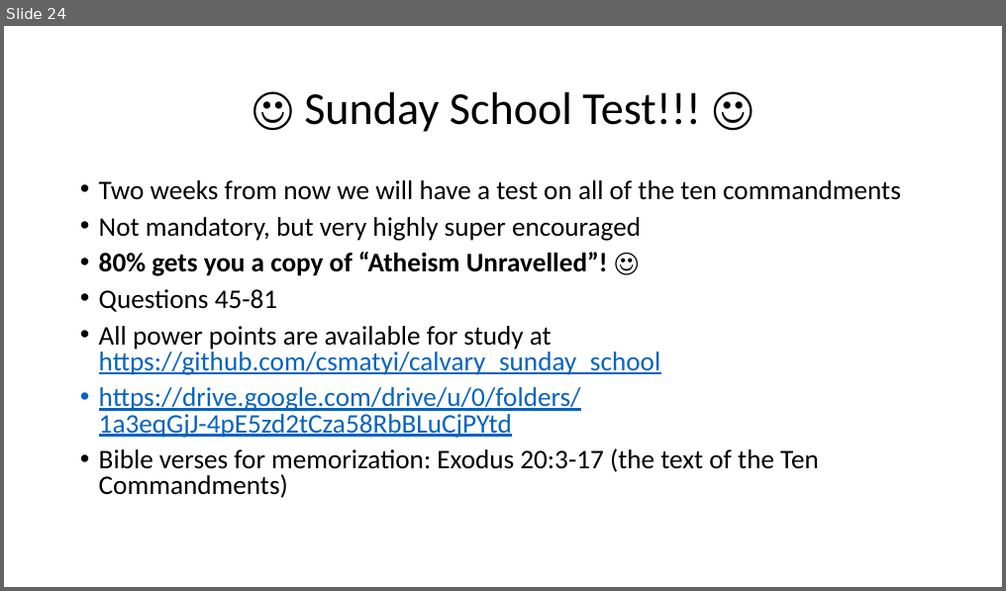
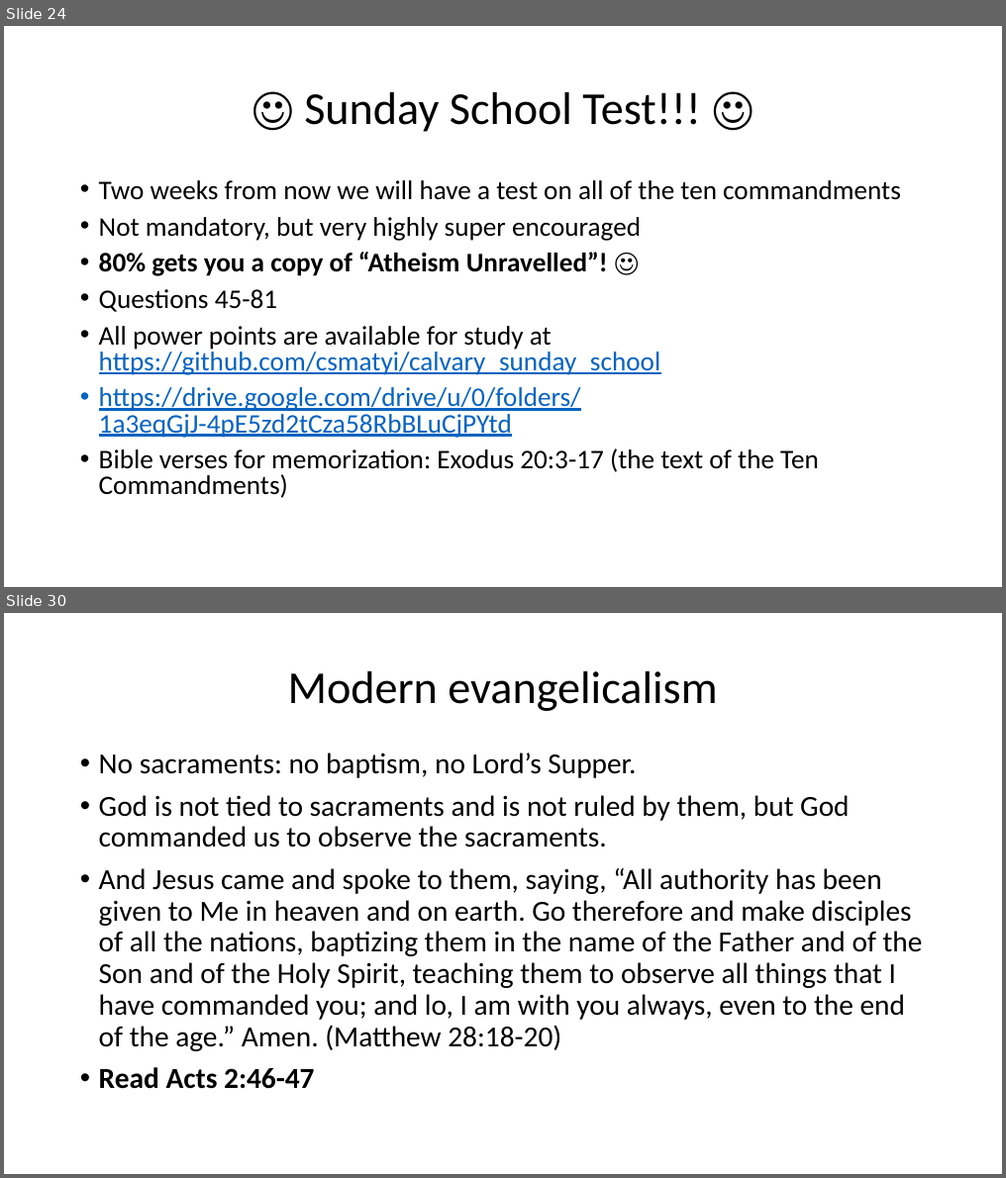
Before and after one commit to csmatyi/calvary_sunday_school, a slide deck: WSC85-88_211205.pptx. Shown one above the other, each under a label of ours: slide 24 before the commit, slides 24 and 30 after it; the slides between them are not shown. The pictures are 1006x591 and 1006x1178 pixels, drawn with LibreOffice and Linux fonts; fonts in the diff are those of the drawing. Boxes give left, top, right and bottom in pixels: in the first picture for what was removed or moved away, otherwise in the second. Text is boxed around its words. In the diff, an @@ line names an element or a change of style, - is before the commit and + after.

```diff
--- a/WSC85-88_211205.pptx
+++ b/WSC85-88_211205.pptx
@@ slide 30 added at <box>4,613,1002,1174</box>, background #FFFFFF @@
@@ title added at <box>288,671,717,711</box>, 44 pt, text #000000 @@
+Modern evangelicalism
@@ text added at <box>99,753,923,1089</box>, 28 pt, text #000000 @@
+• No sacraments: no baptism, no Lord’s Supper.
+• God is not tied to sacraments and is not ruled by them, but God commanded us to observe the sacraments.
+• And Jesus came and spoke to them, saying, “All authority has been given to Me in heaven and on earth. Go therefore and make disciples of all the nations, baptizing them in the name of the Father and of the Son and of the Holy Spirit, teaching them to observe all things that I have commanded you; and lo, I am with you always, even to the end of the age.” Amen. (Matthew 28:18-20)
+• Read Acts 2:46-47
```
Also in this commit, not shown: 9 slides changed, 7 other slides added.
